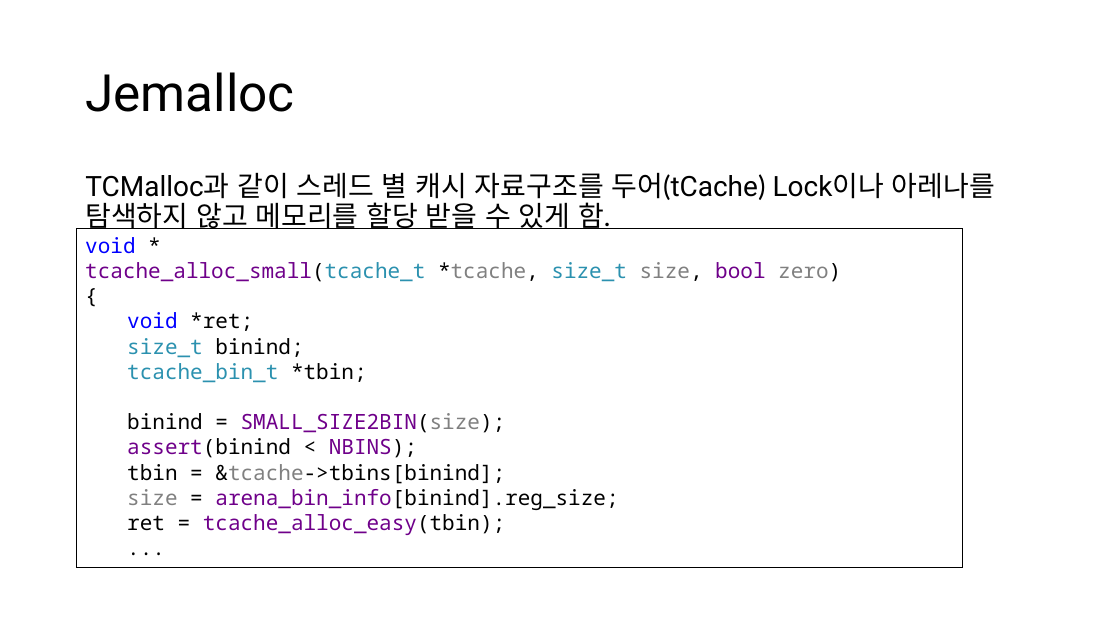
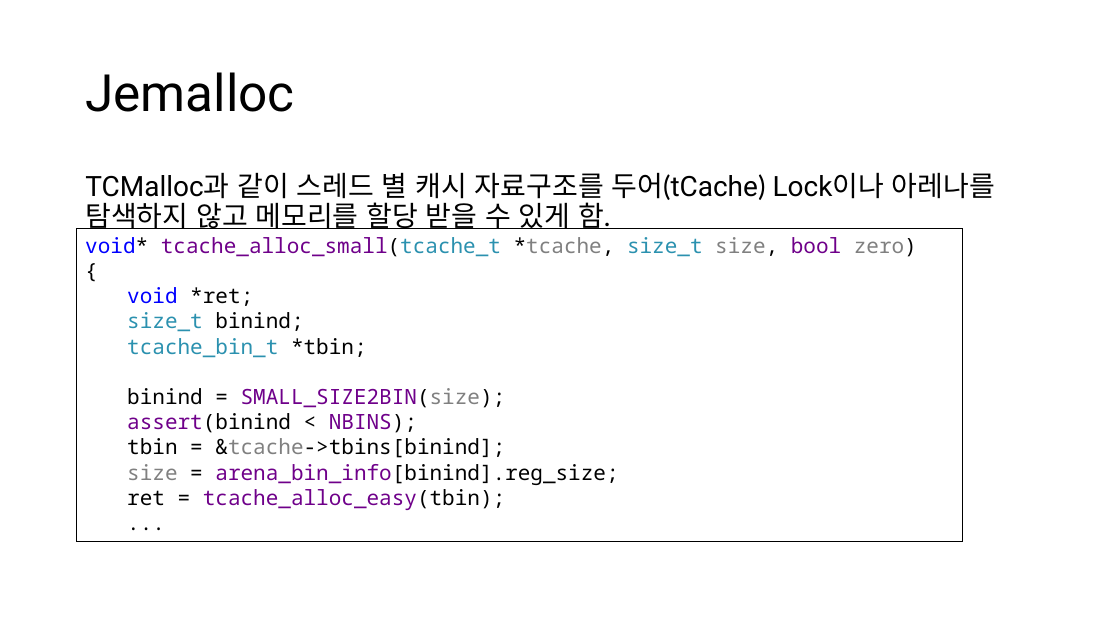
Before and after one commit to CppKorea/OptimizedCppStudy, a slide deck: slide 24 of 13th Study/Optimized C++ Study - Chapter 13, Optimize Memory Management.pptx. Drawn at 1120x630 pixels with LibreOffice and Linux fonts; fonts in the diff are those of the drawing. Boxes give left, top, right and bottom in pixels: in the first picture for what was removed or moved away, otherwise in the second. Text is boxed around its words. In the diff, an @@ line names an element or a change of style, - is before the commit and + after.

```diff
--- a/13th Study/Optimized C++ Study - Chapter 13, Optimize Memory Management.pptx
+++ b/13th Study/Optimized C++ Study - Chapter 13, Optimize Memory Management.pptx
@@ rectangle "void* tcache_alloc_small(tcache_t *tcache, size_t size, ...": place and size @@
-rectangle "void* tcache_alloc_small(tcache_t *tcache, size_t size, ..." at bbox=[77, 229, 963, 568]
+rectangle "void* tcache_alloc_small(tcache_t *tcache, size_t size, ..." at bbox=[77, 229, 963, 543]
@@ text in rectangle at bbox=[85, 237, 917, 257]: text changed @@
-void *
-tcache_alloc_small(tcache_t *tcache, size_t size, bool zero)
+void* tcache_alloc_small(tcache_t *tcache, size_t size, bool zero)
```
Also in this commit, not shown: 6 other slides changed, 5 slides added.
